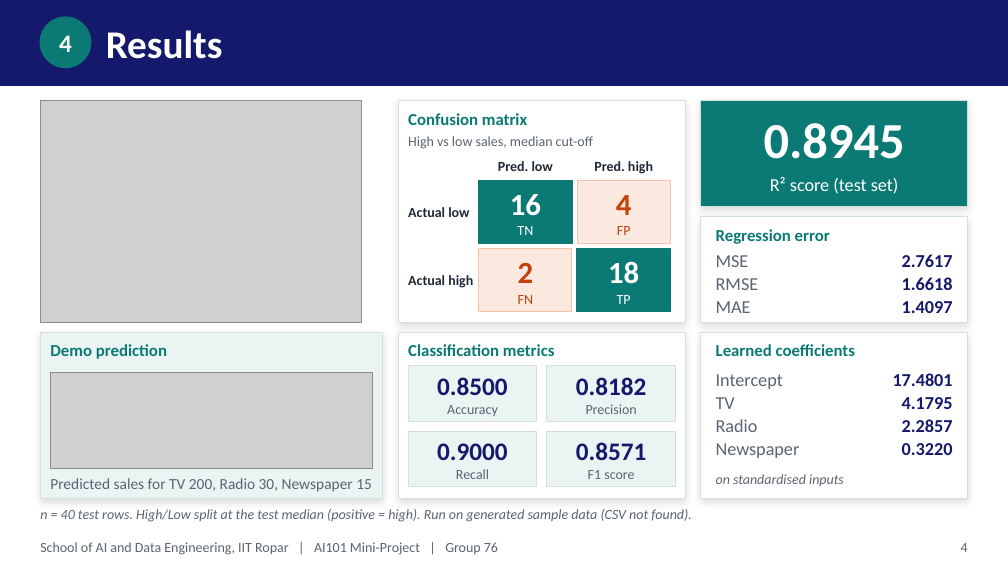
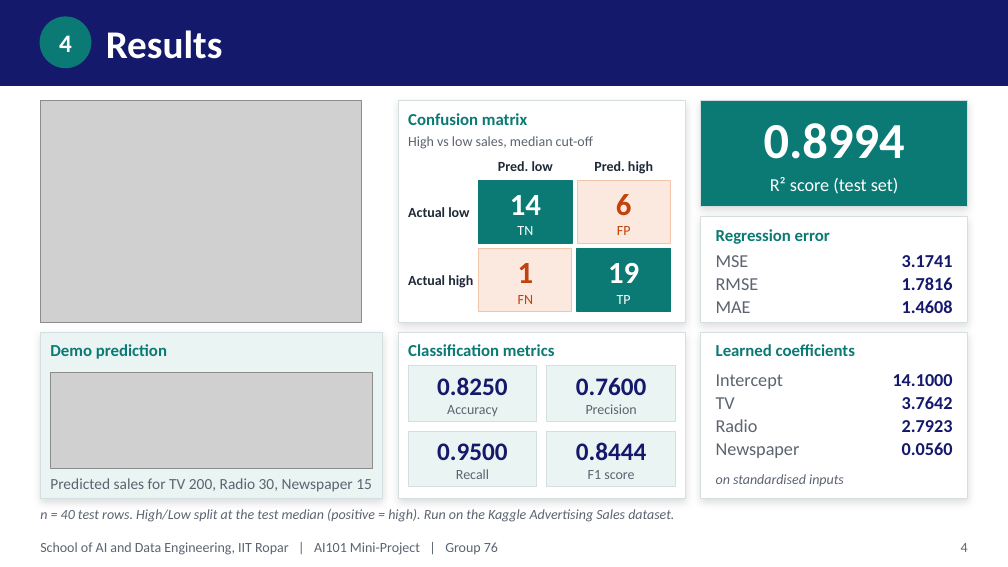
Before and after one commit to 2026aib1092-hash/Mini-Project-Group-76, a slide deck: slide 4 of Group76_Advertising_Sales_Prediction.pptx. Drawn at 1008x567 pixels with LibreOffice and Linux fonts; fonts in the diff are those of the drawing; grey boxes stand for pictures. Boxes give left, top, right and bottom in pixels: in the first picture for what was removed or moved away, otherwise in the second. Text is boxed around its words. In the diff, an @@ line names an element or a change of style, - is before the commit and + after.

```diff
--- a/Group76_Advertising_Sales_Prediction.pptx
+++ b/Group76_Advertising_Sales_Prediction.pptx
@@ text at (x1=764, y1=123, x2=905, y2=159): text changed @@
-0.8945
+0.8994
@@ text in rectangle at (x1=510, y1=195, x2=541, y2=215): text changed @@
-16
+14
@@ text in rectangle at (x1=616, y1=194, x2=632, y2=216): text changed @@
-4
+6
@@ text in rectangle at (x1=518, y1=263, x2=534, y2=283): text changed @@
-2
+1
@@ text in rectangle at (x1=608, y1=263, x2=639, y2=283): text changed @@
-18
+19
@@ text at (x1=902, y1=255, x2=953, y2=313): text changed @@
-2.7617
-1.6618
-1.4097
+3.1741
+1.7816
+1.4608
@@ text in rectangle at (x1=437, y1=377, x2=507, y2=395): text changed @@
-0.8500
+0.8250
@@ text in rectangle at (x1=576, y1=377, x2=646, y2=395): text changed @@
-0.8182
+0.7600
@@ text at (x1=893, y1=374, x2=953, y2=455): text changed @@
-17.4801
-4.1795
-2.2857
-0.3220
+14.1000
+3.7642
+2.7923
+0.0560
@@ text in rectangle at (x1=437, y1=443, x2=507, y2=460): text changed @@
-0.9000
+0.9500
@@ text in rectangle at (x1=576, y1=442, x2=646, y2=460): text changed @@
-0.8571
+0.8444
@@ text at (x1=40, y1=509, x2=674, y2=522): text changed @@
-n = 40 test rows. High/Low split at the test median (positive = high). Run on generated sample data (CSV not found).
+n = 40 test rows. High/Low split at the test median (positive = high). Run on the Kaggle Advertising Sales dataset.
```
Also in this commit, not shown: 1 other slide changed.
